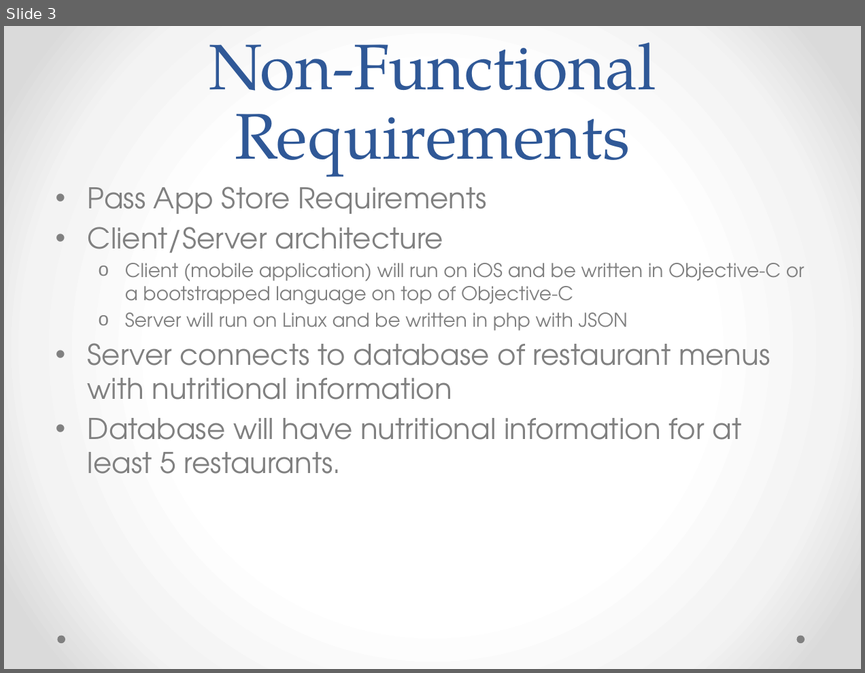
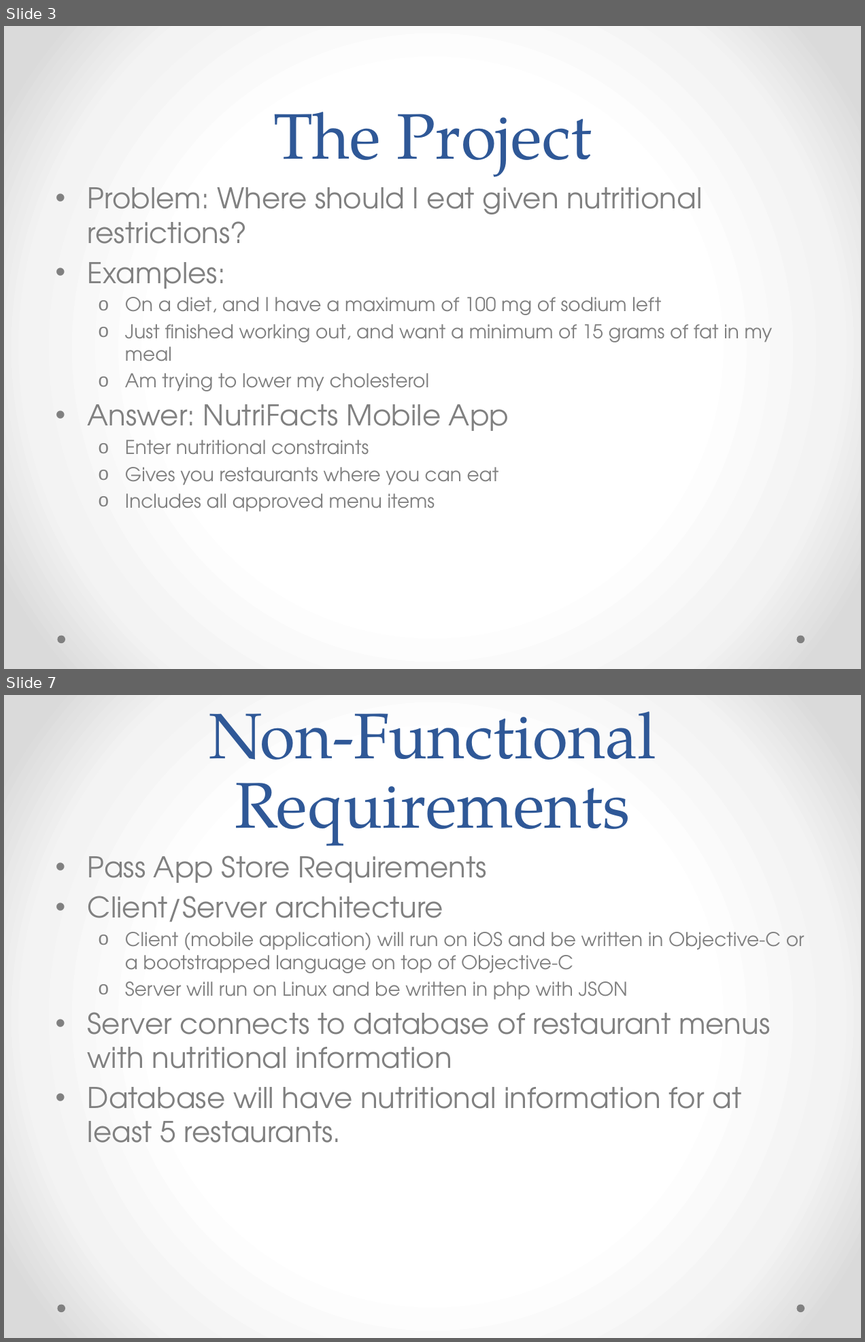
Before and after one commit to onethousandcats/acs560_course_project, a slide deck: Final Presentation/ACS560 Final Presentation.pptx. Shown one above the other, each under a label of ours: slide 3 before the commit, slides 3 and 7 after it; the slides between them are not shown. The pictures are 865x673 and 865x1342 pixels, drawn with LibreOffice and Linux fonts; fonts in the diff are those of the drawing. Boxes give left, top, right and bottom in pixels: in the first picture for what was removed or moved away, otherwise in the second. Text is boxed around its words. In the diff, an @@ line names an element or a change of style, - is before the commit and + after.

```diff
--- a/Final Presentation/ACS560 Final Presentation.pptx
+++ b/Final Presentation/ACS560 Final Presentation.pptx
@@ slide 3 added at (4,26,861,669), background gradient #FFFFFF to #F4F4F4 to #DADADA; not listed: 2 template elements that a slide beside it also shows @@
@@ title added at (273,112,592,177), 54 pt, text #2F5897 @@
+The Project
@@ text added at (88,187,772,512), 16 pt, text #808080 @@
+• Problem: Where should I eat given nutritional restrictions?
+• Examples:
+  o On a diet, and I have a maximum of 100 mg of sodium left
+  o Just finished working out, and want a minimum of 15 grams of fat in my meal
+  o Am trying to lower my cholesterol
+• Answer: NutriFacts Mobile App
+  o Enter nutritional constraints
+  o Gives you restaurants where you can eat
+  o Includes all approved menu items
@@ what was slide 3 is now slide 7 @@
```
Also in this commit, not shown: 4 slides changed, 7 other slides added, 2 other files.
